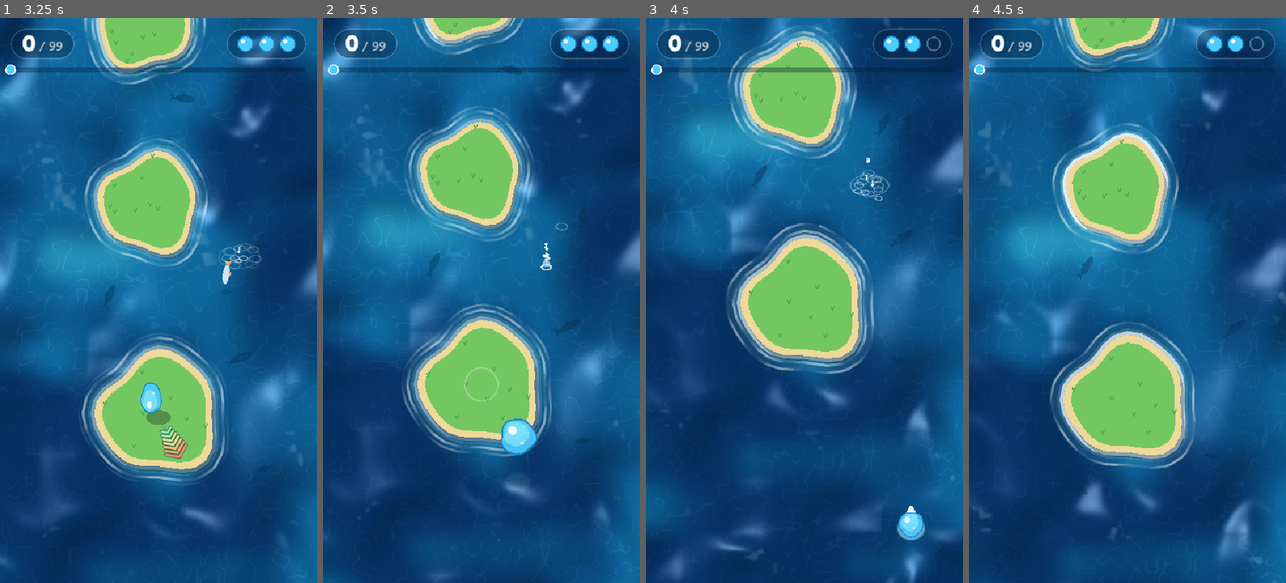
Above: before the commit, frames 1-4 (left to right).
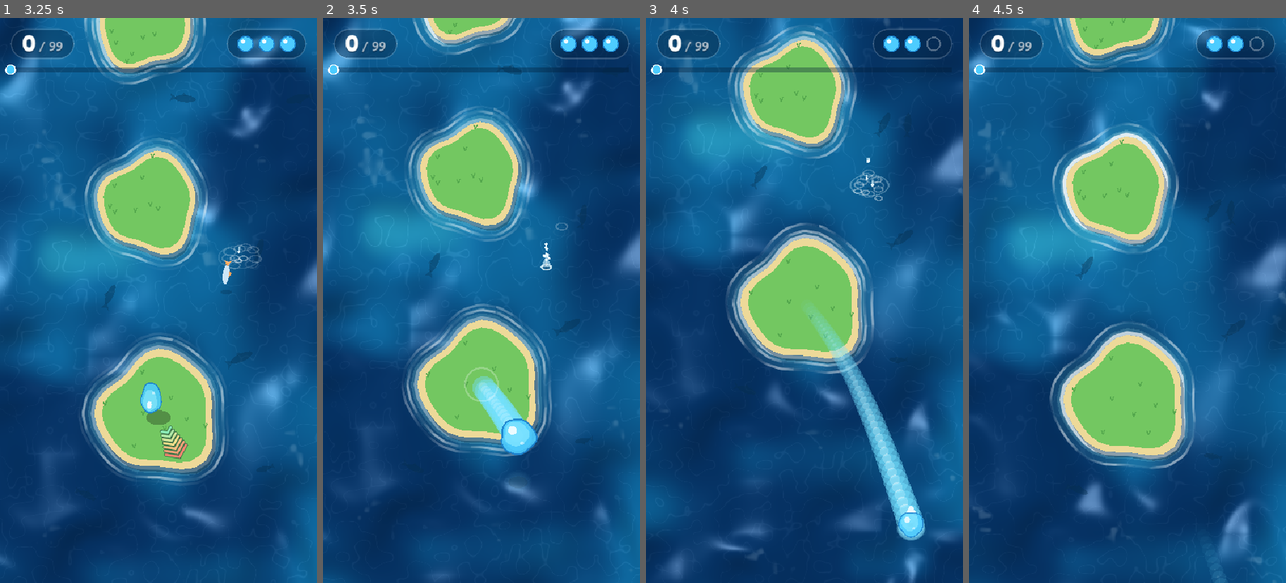
Above: after the commit, the same moments.

Repository: msagimbekov/ggjumps
Game: Godot game, scene res://scenes/main.tscn
The game is run twice, just before and just after one commit, with the same random seed, the same clock (stepped at 60 frames per second) and the same inputs.
Inputs (mouse positions are in pixels of both pictures, inside the frame that each line leads up to):
- Up to frame 1 (3.25 s): move the mouse to (228, 272) at 0.52 s; click (228, 272) at 0.67 s; drag from (95, 328) to (142, 413) at 1.27 s; move the mouse to (190, 176) at 2.02 s; click (190, 176) at 2.17 s; drag from (142, 413) to (63, 215) at 2.77 s
- Up to frame 2 (3.5 s): no input
- Up to frame 3 (4 s): move the mouse to (899, 385) at 3.52 s; click (899, 385) at 3.67 s
- Up to frame 4 (4.5 s): drag from (1032, 215) to (1079, 159) at 4.27 s

Frame 1 is identical in both runs. In frame 2, 0.7% of the frame differs, in the area x 47-64%, y 63-74%; in frame 3, 2.6%, in the area x 50-88%, y 51-92%; in frame 4, less than 0.1%.

Commit message:
Jump trail that scales with power
Co-Authored-By: Claude Sonnet 5.5 <noreply@anthropic.com>

Diff:
--- a/scripts/fx.gd
+++ b/scripts/fx.gd
@@ -21,10 +21,16 @@
 var _rings: Array[Dictionary] = []
 var _drops: Array[Dictionary] = []
 var _jets: Array[Dictionary] = []
+var _trail: Array[Dictionary] = []
 
 
 func ring(p: Vector2, radius := 60.0, col := Color(1, 1, 1, 0.8), dur := 0.6, squash := 1.0) -> void:
 	_rings.append({"p": p, "t": 0.0, "dur": dur, "r": radius, "col": col, "sq": squash})
+
+
+## One puff of the jump trail; stronger jumps leave bigger, brighter, longer-lasting ones.
+func trail(p: Vector2, power: float) -> void:
+	_trail.append({"p": p, "t": 0.0, "life": 0.25 + 0.55 * power, "r": Bubble.R * (0.7 + 0.4 * power), "a": 0.18 + 0.4 * power})
 
 
 ## A water splash: rings, a rising jet and a crown of droplets that fly out and fall back.
@@ -48,6 +54,9 @@
 	for r in _rings:
 		r.t += delta
 	_rings = _rings.filter(func(r): return r.t < r.dur)
+	for q in _trail:
+		q.t += delta
+	_trail = _trail.filter(func(q): return q.t < q.life)
 	for j in _jets:
 		j.t += delta
 	_jets = _jets.filter(func(j): return j.t < j.dur)
@@ -75,6 +84,10 @@
 			draw_circle(aim_from + d * u, 3.5, Color(1, 1, 1, 0.85 - 0.45 * u))
 		draw_arc(aim_to, 16.0, 0.0, TAU, 32, Color(1, 1, 1, 0.85), 3.0)
 		draw_circle(aim_to, 3.0, Color(1, 1, 1, 0.9))
+	for q in _trail:
+		var u: float = q.t / q.life
+		draw_circle(q.p, q.r * (1.0 - 0.6 * u), Color(0.45, 0.88, 1.0, q.a * (1.0 - u)))
+		draw_circle(q.p + Vector2(-2, -2), q.r * 0.45 * (1.0 - u), Color(1, 1, 1, q.a * 0.8 * (1.0 - u)))
 	for r in _rings:
 		var u: float = r.t / r.dur
 		var col: Color = r.col
--- a/scripts/main.gd
+++ b/scripts/main.gd
@@ -440,6 +440,7 @@
 			var u := clampf(_fly_t / _fly_dur, 0.0, 1.0)
 			_bubble.position = _fly_from.lerp(_fly_to, u)
 			_bubble.height = sin(PI * u) * (0.35 + 0.65 * _fly_power)
+			_fx.trail(_bubble.position + Vector2(0, -_bubble.height * 46.0), _fly_power)
 			if u >= 1.0:
 				_on_landed()
 		State.AIM:
